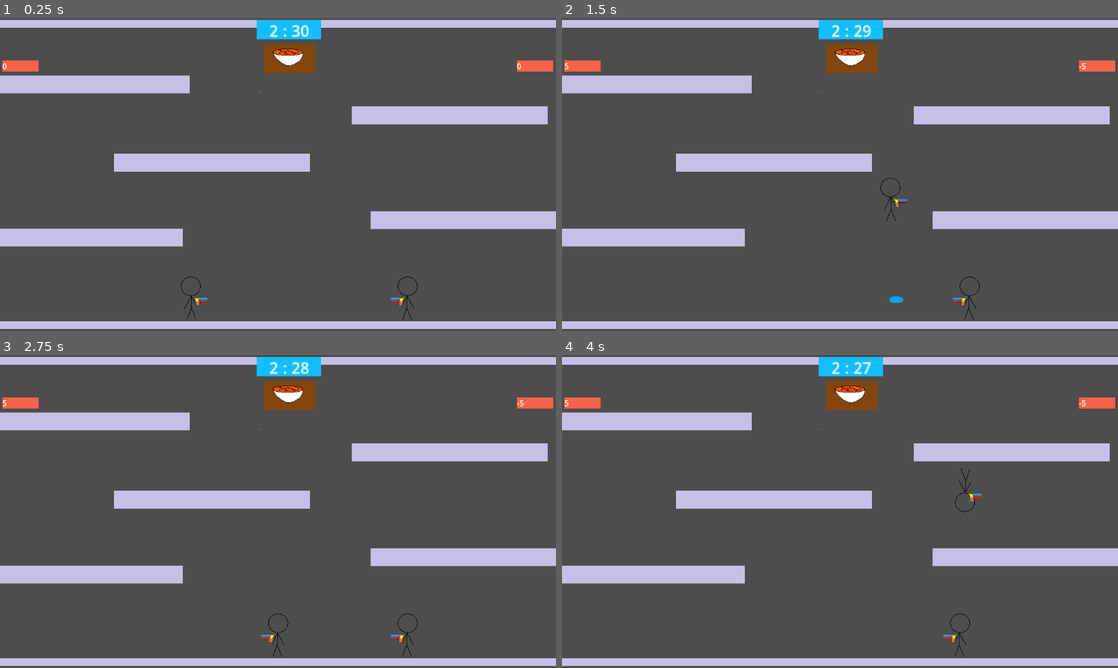
Above: before the commit, frames 1-4 (two rows, left to right).
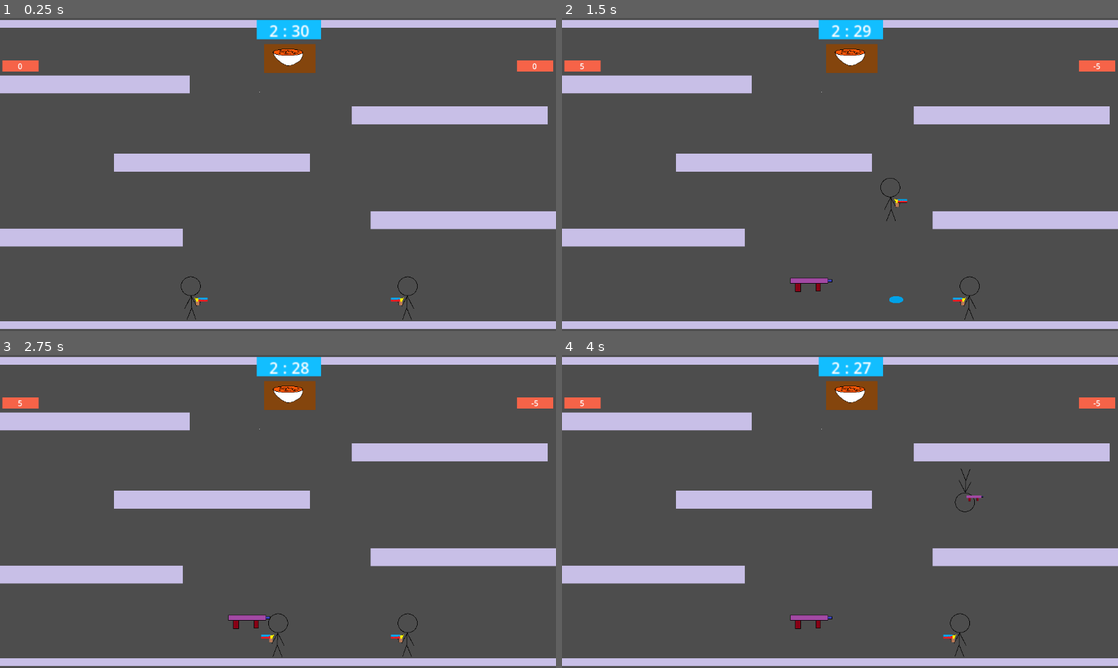
Above: after the commit, the same moments.

Repository: SigmaF001/Songkran-2077
Game: Godot game, scene res://Scene/battle_scene.tscn
Two runs of this game, one before a commit and one after it. Both use one fixed random seed, a clock stepped at 60 frames per second and the inputs below.
Inputs:
- Up to frame 1 (0.25 s): no input
- Up to frame 2 (1.5 s): tap Enter (ui_accept) at 0.5 s; hold D (right_1) from 0.53 s (still down); tap J (atk_1) at 0.6 s; tap W (jump_1) at 0.77 s; tap Keypad 1 (atk_2) at 1.35 s
- Up to frame 3 (2.75 s): tap W (jump_1) at 1.52 s; release D (right_1) at 2.03 s; hold A (left_1) from 2.03 s (still down); tap Down (down_2) at 2.1 s
- Up to frame 4 (4 s): release A (left_1) at 2.78 s; hold D (right_1) from 2.78 s (still down); tap Left (left_2) at 2.85 s; tap W (jump_1) at 3.02, 3.77 s; tap K (r_gravity_1) at 3.6 s

The runs differ from the first frame. In frame 1, less than 0.1% of the frame differs, in the area x 0-97%, y 14-17%; in frame 2, 0.2%; in frame 3, 0.2%; in frame 4, 0.3%, in the area x 0-97%, y 14-88%.
Error before the commit: Invalid call. Nonexistent function 'instantiate' in base 'String'. (res://System/spawn_item.gd:15)

Commit message:
Update Gun and Spawn System

Diff:
--- a/Character/player_1.gd
+++ b/Character/player_1.gd
@@ -12,6 +12,7 @@
 var direction
 var jump_velocity = -600
 var shoot_cooldown = false
+var name_weapon : String
 
 func _physics_process(delta):
 	velocity.y += gravity * delta
--- /dev/null
+++ b/Object/Weapons/water_gun_full_auto.gd
@@ -0,0 +1,9 @@
+extends StaticBody2D
+
+
+
+func _on_area_2d_body_entered(body):
+	if body.is_in_group("player"):
+		body.weapon_sprite.texture = $Sprite2D.texture
+		body.name_weapon = "GunFullAuto"
+		queue_free()
--- /dev/null
+++ b/Object/Weapons/water_gun_full_auto.tscn
@@ -0,0 +1,22 @@
+[gd_scene load_steps=4 format=3 uid="uid://cyilg7bqgj17g"]
+
+[ext_resource type="Script" path="res://Object/Weapons/water_gun_full_auto.gd" id="1_qtph7"]
+[ext_resource type="Texture2D" uid="uid://ceimgpbki67iu" path="res://Asset/Item/water_gun_full_auto.png" id="2_qlul6"]
+
+[sub_resource type="RectangleShape2D" id="RectangleShape2D_igubp"]
+size = Vector2(906, 310)
+
+[node name="WaterGunFullAuto" type="StaticBody2D"]
+scale = Vector2(0.1, 0.1)
+script = ExtResource("1_qtph7")
+
+[node name="Sprite2D" type="Sprite2D" parent="."]
+texture = ExtResource("2_qlul6")
+
+[node name="Area2D" type="Area2D" parent="."]
+
+[node name="CollisionShape2D" type="CollisionShape2D" parent="Area2D"]
+position = Vector2(53, 2)
+shape = SubResource("RectangleShape2D_igubp")
+
+[connection signal="body_entered" from="Area2D" to="." method="_on_area_2d_body_entered"]
--- a/Scene/battle_scene.tscn
+++ b/Scene/battle_scene.tscn
@@ -365,8 +365,14 @@
 offset_right = 23.0
 offset_bottom = 27.0
 
+[node name="P1Score" parent="CanvasLayer" index="4"]
+horizontal_alignment = 1
+
+[node name="P2Score" parent="CanvasLayer" index="5"]
+horizontal_alignment = 1
+
 [node name="SpawnItem" parent="." instance=ExtResource("8_f0iip")]
-position = Vector2(288, 21)
+position = Vector2(-65, 228)
 
 [connection signal="timeout" from="TimeFight" to="." method="_on_time_fight_timeout"]
 
--- a/System/spawn_item.gd
+++ b/System/spawn_item.gd
@@ -1,15 +1,14 @@
 extends Node2D
 
-@onready var gun_lv1 = preload("res://Asset/gun.png")
-@onready var Tomyum = preload("res://Asset/Item/Tomyum.png")
-@onready var Gun = preload("res://Asset/gun.png")
-
-var data_list = ["gun_lv1", "Tomyum", "Gun"]
+#@onready var Tomyum = preload("res://Asset/Item/Tomyum.png")
+@onready var GunFullAuto = preload("res://Object/Weapons/water_gun_full_auto.tscn")
 
 func _on_timer_timeout():
 	start_spawn()
 
 func start_spawn():
+	var data_list = [GunFullAuto]
 	data_list.shuffle()
 	var item = data_list[0]
 	var spawn_item = item.instantiate()
+	add_child(spawn_item)
Binary file added: Asset/Item/water_gun_full_auto.png
Not shown, added: Asset/Item/water_gun_full_auto.png.import
